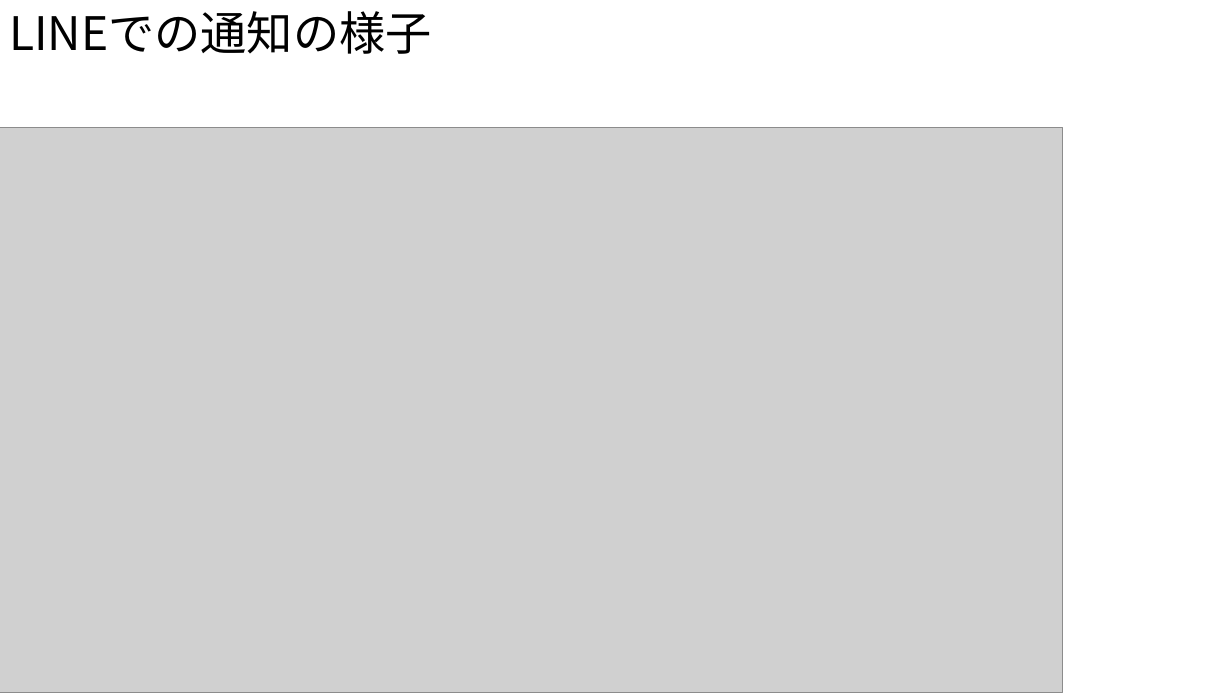
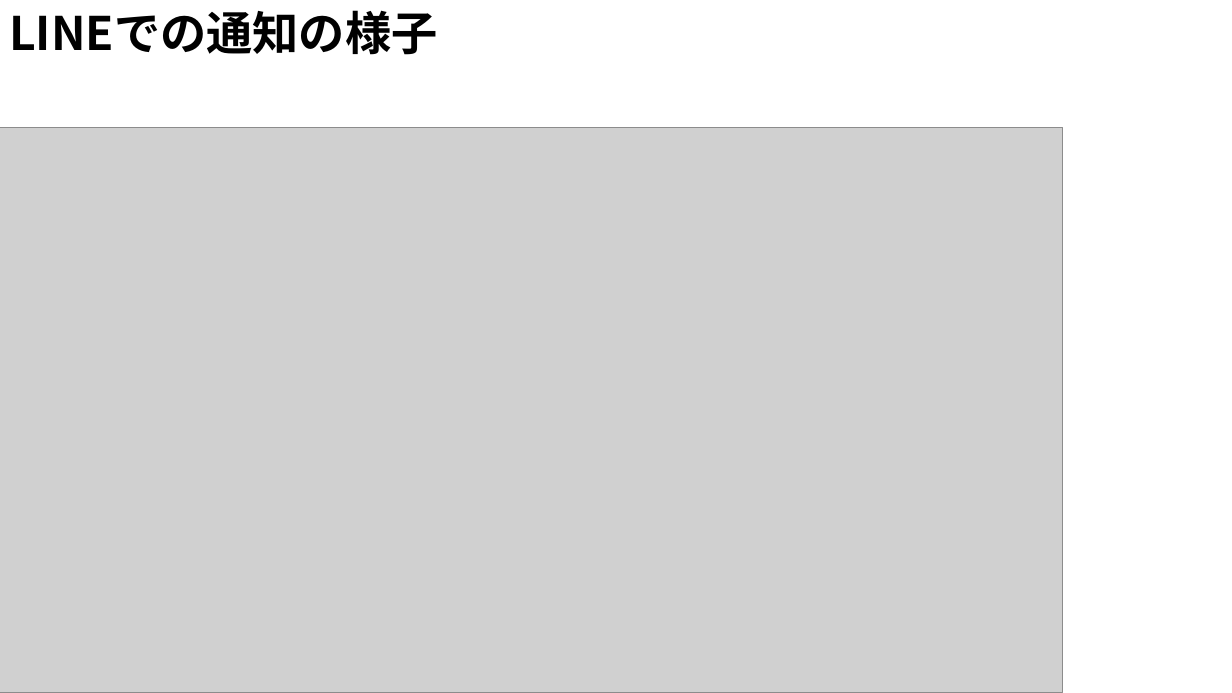
Before and after one commit to RUSAEXP12024/group17, a slide deck: slide 12 of SA組込み実験成果発表_17.pptx. Drawn at 1232x693 pixels with LibreOffice and Linux fonts; fonts in the diff are those of the drawing; grey boxes stand for pictures. Boxes give left, top, right and bottom in pixels: in the first picture for what was removed or moved away, otherwise in the second. Text is boxed around its words. In the diff, an @@ line names an element or a change of style, - is before the commit and + after.

```diff
--- a/SA組込み実験成果発表_17.pptx
+++ b/SA組込み実験成果発表_17.pptx
@@ text "LINEでの通知の様子" at [9, 10, 437, 55]: bold on @@
```
Also in this commit, not shown: 9 other slides changed.
